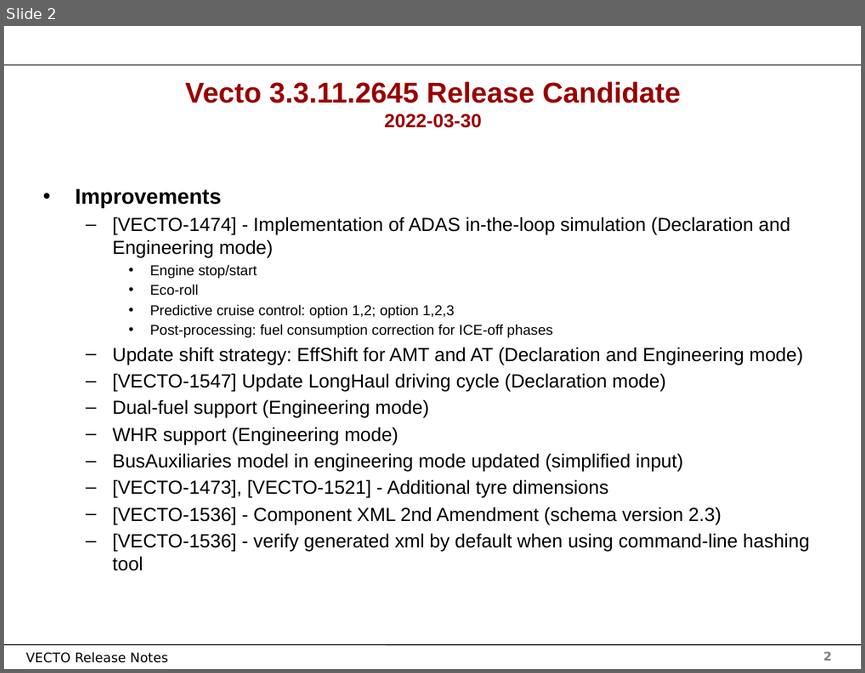
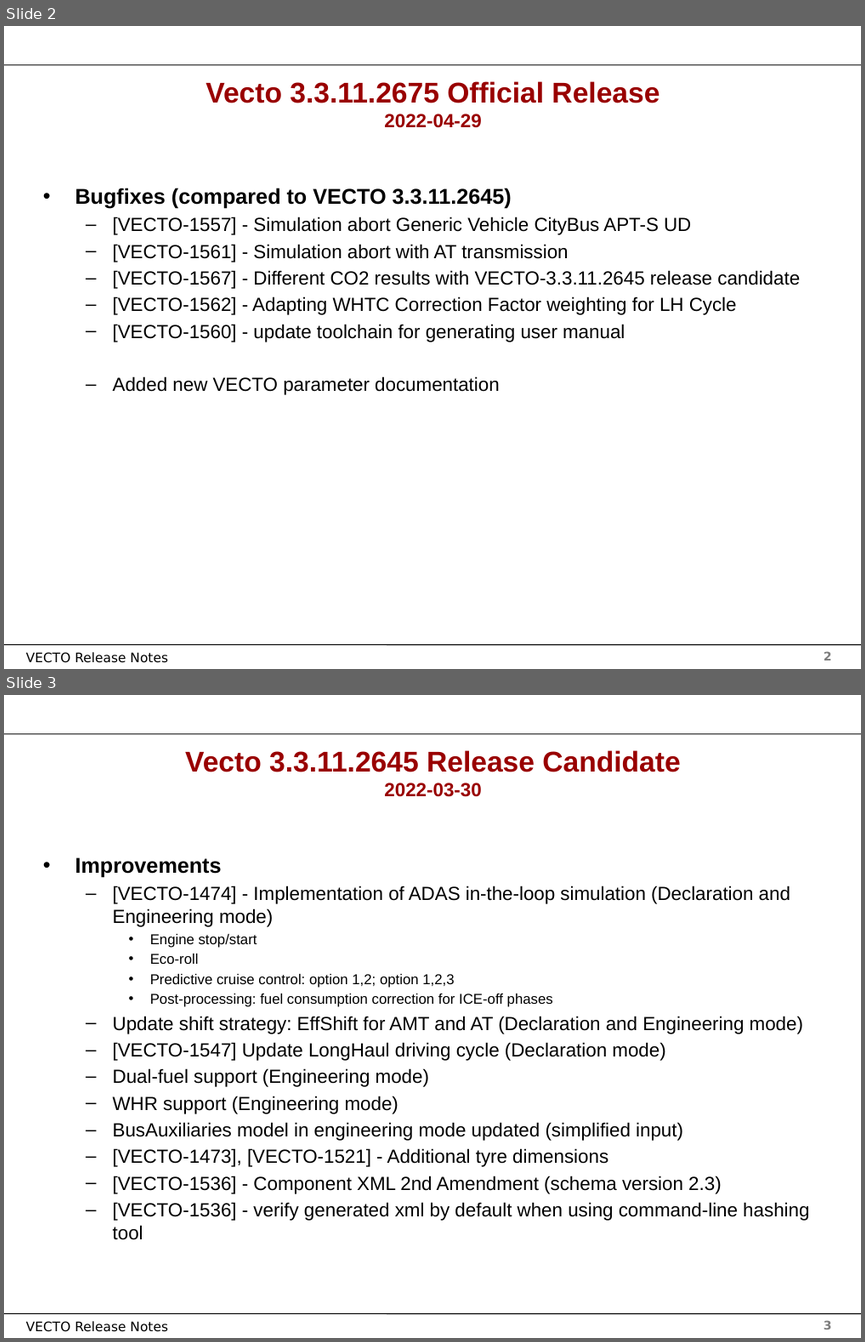
Before and after one commit to mohgsaad-art/VECTO, a slide deck: Documentation/User Manual Source/Release Notes Vecto3.x.pptx. Shown one above the other, each under a label of ours: slide 2 before the commit, slides 2 and 3 after it. The pictures are 865x673 and 865x1342 pixels, drawn with LibreOffice and Linux fonts; fonts in the diff are those of the drawing; background and template pictures are left out. Boxes give left, top, right and bottom in pixels: in the first picture for what was removed or moved away, otherwise in the second. Text is boxed around its words. In the diff, an @@ line names an element or a change of style, - is before the commit and + after.

Commit message:
updating changelog, adding new parameter documentation

```diff
--- a/Documentation/User Manual Source/Release Notes Vecto3.x.pptx
+++ b/Documentation/User Manual Source/Release Notes Vecto3.x.pptx
@@ slide 2 added at (4,26,861,669), background #FFFFFF; not listed: 4 template elements that a slide beside it also shows @@
@@ title added at (205,81,659,128), 24 pt, text #990000, bold @@
+Vecto 3.3.11.2675 Official Release
+2022-04-29
@@ text added at (75,188,800,395), 16 pt, text #000000 @@
+• Bugfixes (compared to VECTO 3.3.11.2645)
+  – [VECTO-1557] - Simulation abort Generic Vehicle CityBus APT-S UD
+  – [VECTO-1561] - Simulation abort with AT transmission
+  – [VECTO-1567] - Different CO2 results with VECTO-3.3.11.2645 release candidate
+  – [VECTO-1562] - Adapting WHTC Correction Factor weighting for LH Cycle
+  – [VECTO-1560] - update toolchain for generating user manual
+  – Added new VECTO parameter documentation
@@ what was slide 2 is now slide 3 @@
@@ page number at (823,1320,832,1329): text changed @@
-2
+3
```
Also in this commit, not shown: 1 slide changed, 7 other files.
